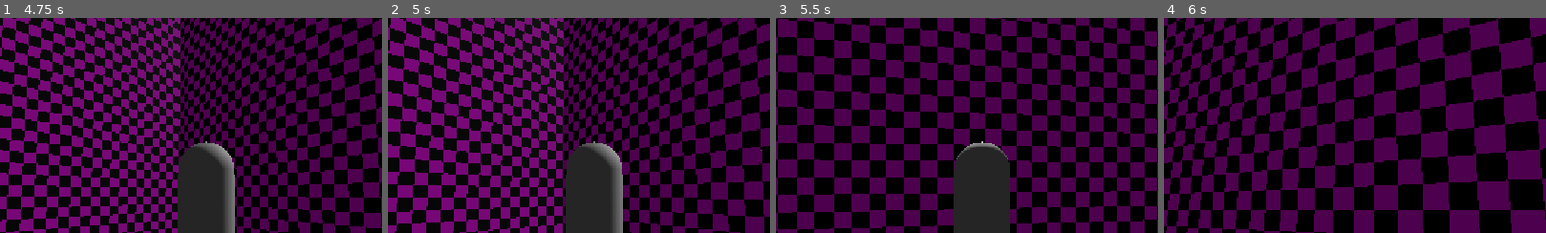
Above: before the commit, frames 1-4 (left to right).
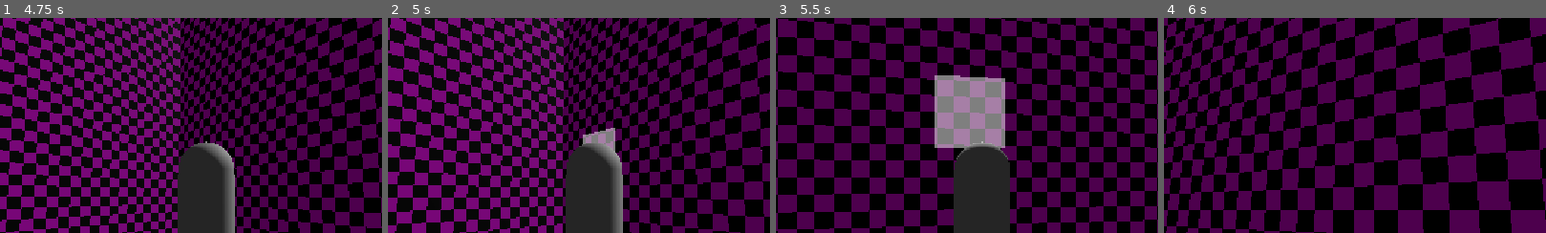
Above: after the commit, the same moments.

Repository: Joel-Paul/Game-like-Jam-10
Game: Godot game, scene res://scenes/world/world.tscn
Same seed, same stepped clock (60 frames per second), same inputs: the game is played once before the commit and once after it.
Inputs (mouse positions are % of the whole screen's width and height, from its top left):
- Up to frame 1 (4.75 s): tap Enter at 0.5 s; move the mouse to (55, 50) at 0.52 s; press the mouse at (55, 50) at 0.53 s; hold W (forward) from 0.53 s (still down); tap Space (jump) at 0.77, 1.52, 3.02, 3.77, 4.52 s; move the mouse to (45, 50) at 1.27 s; release the mouse at (45, 50) at 1.28 s; tap Ctrl (crouch) at 1.35 s; move the mouse to (52, 48) at 2.02 s; tap F (fly) at 2.1 s; move the mouse to (49, 52) at 2.77 s; right-click (49, 52) at 2.85 s; move the mouse to (57, 51) at 3.52 s; hold Shift (sprint) 3.53-4.28 s; move the mouse to (42, 49) at 4.27 s; click (42, 49) at 4.35 s
- Up to frame 2 (5 s): keep holding W (forward)
- Up to frame 3 (5.5 s): keep holding W (forward); move the mouse to (51, 50) at 5.02 s; hold Ctrl (crouch) from 5.03 s (still down)
- Up to frame 4 (6 s): move the mouse to (46, 48) at 5.77 s; release W (forward) at 5.78 s; release Ctrl (crouch) at 5.78 s; hold D (rightward) from 5.78 s (still down); tap F (fly) at 5.85 s
The pictures show only the part of the screen within x 23-73%, y 14-64%; the shares and areas given below are measured in that part.

Frame 1 is identical in both runs. In frame 2, 0.5% of the frame differs, in the area x 51-60%, y 51-62%; in frame 3, 6.0%, in the area x 41-60%, y 26-61%; in frame 4, nothing differs.

Commit message:
Add voxel selection graphic

Diff:
--- a/scenes/player/player.gd
+++ b/scenes/player/player.gd
@@ -21,6 +21,7 @@
 @onready var eye_camera: Camera3D = $Head/SpringArm3D/EyeCamera
 @onready var voxel_cast: VoxelCast = $Head/RayCast3D
 @onready var collision_shape_3d: CollisionShape3D = $CollisionShape3D
+@onready var voxel_selection: CSGMesh3D = $Head/RayCast3D/CSGMesh3D
 
 var flying: bool = true
 
@@ -69,6 +70,12 @@
 
 	move_and_slide()
 
+	var hit: VoxelCast.RayHit = voxel_cast.get_voxel()
+	if hit:
+		voxel_selection.global_position = Vector3(hit.break_position) + Vector3.ONE / 2.0
+		voxel_selection.global_rotation = Vector3.ZERO
+	voxel_selection.visible = hit != null
+
 
 func _unhandled_input(event: InputEvent) -> void:
 	if event is InputEventMouseMotion:
--- a/scenes/player/player.tscn
+++ b/scenes/player/player.tscn
@@ -14,6 +14,20 @@
 [sub_resource type="SphereMesh" id="SphereMesh_x7mai"]
 radius = 0.1
 height = 0.2
+
+[sub_resource type="BoxMesh" id="BoxMesh_rxyi6"]
+size = Vector3(1.1, 1.1, 1.1)
+
+[sub_resource type="StandardMaterial3D" id="StandardMaterial3D_x7mai"]
+transparency = 1
+shading_mode = 0
+disable_ambient_light = true
+disable_fog = true
+disable_specular_occlusion = true
+albedo_color = Color(1, 1, 1, 0.49803922)
+disable_receive_shadows = true
+stencil_flags = 2
+stencil_outline_thickness = 0.02
 
 [node name="Player" type="CharacterBody3D" unique_id=1832668561]
 script = ExtResource("1_8afob")
@@ -41,3 +55,7 @@
 [node name="RayCast3D" type="RayCast3D" parent="Head" unique_id=280856908]
 target_position = Vector3(0, 0, -4)
 script = ExtResource("2_dovo2")
+
+[node name="CSGMesh3D" type="CSGMesh3D" parent="Head/RayCast3D" unique_id=545744510]
+mesh = SubResource("BoxMesh_rxyi6")
+material = SubResource("StandardMaterial3D_x7mai")
